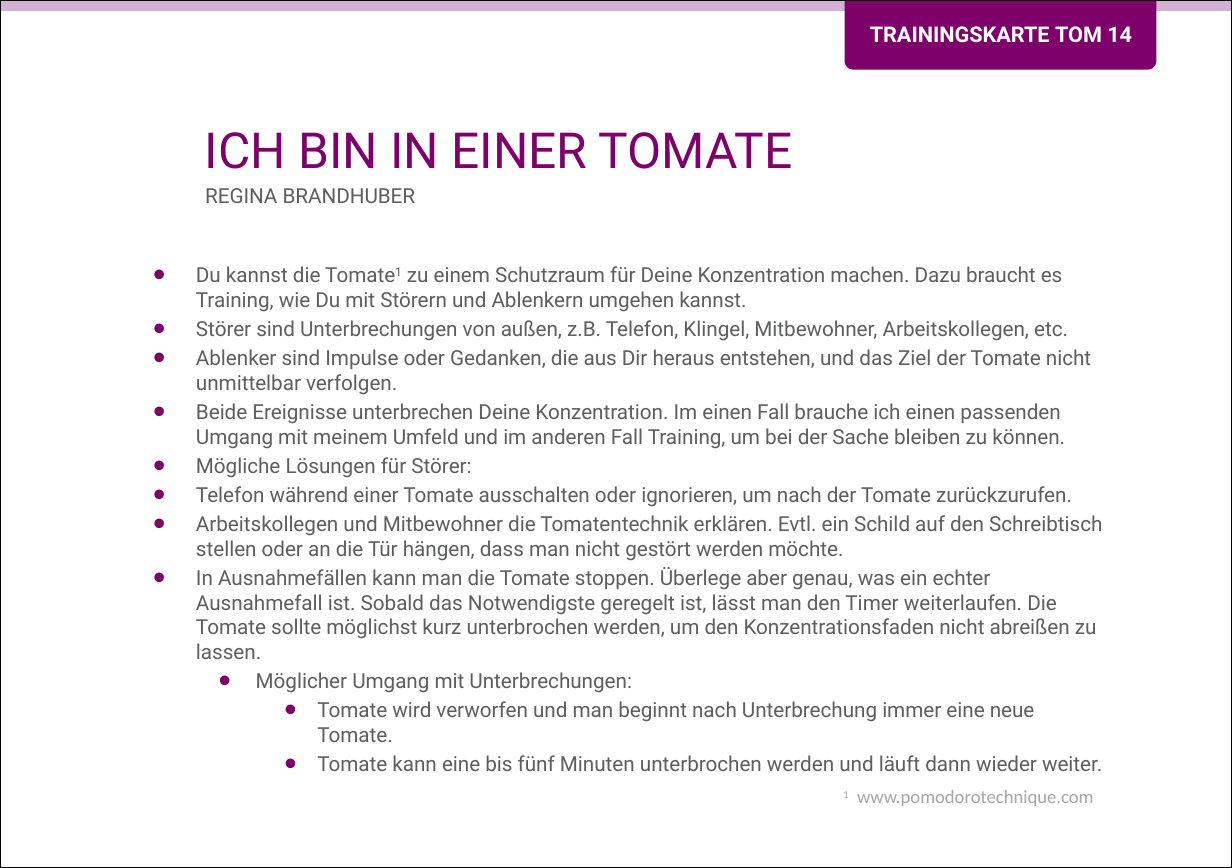
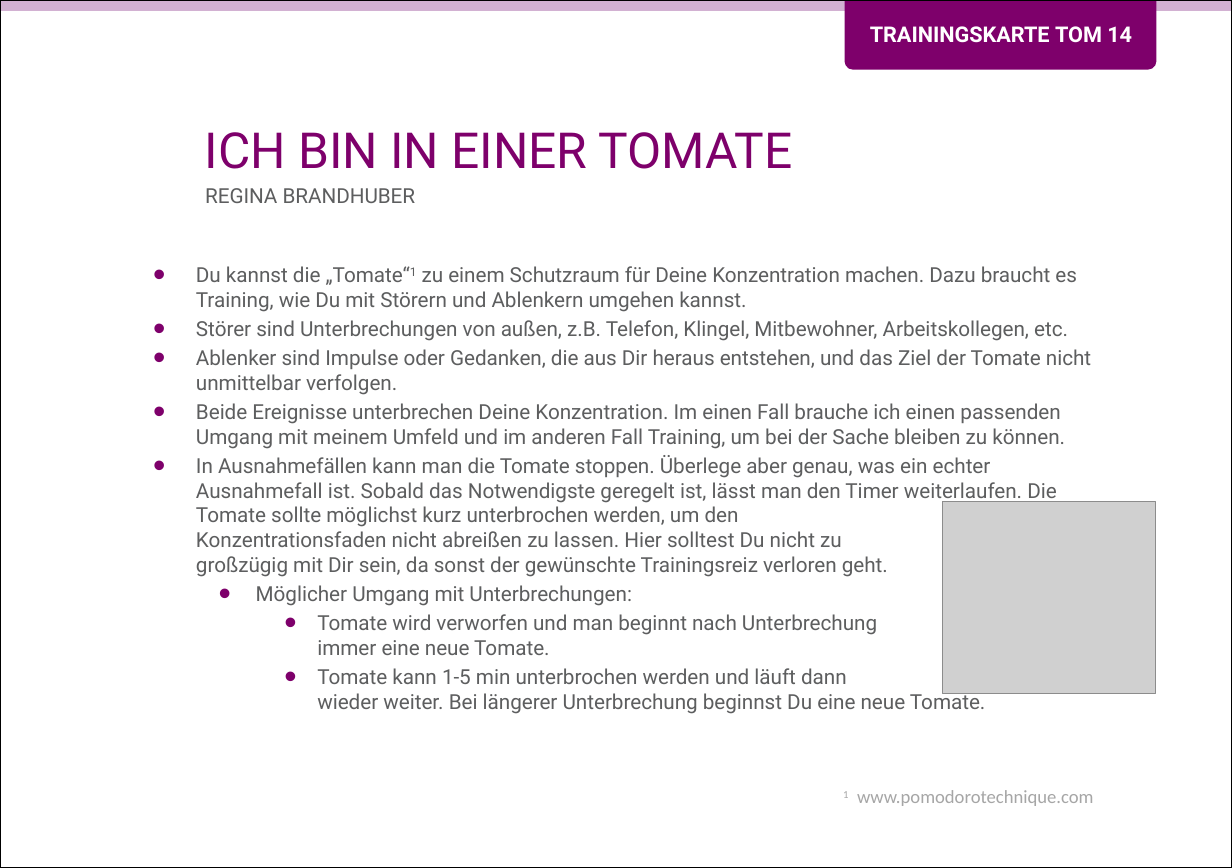
Before and after one commit to Teamtool/training-materials, a slide deck: slide 1 of training-cards/music moves/Tomatoes (TOM)/ger/apprentice/ger_TOM_14_Ich_bin_in_einer_Tomate_MM_A.pptx. Drawn at 1232x868 pixels with LibreOffice and Linux fonts; fonts in the diff are those of the drawing; grey boxes stand for pictures; background and template pictures are left out. Boxes give left, top, right and bottom in pixels: in the first picture for what was removed or moved away, otherwise in the second. Text is boxed around its words. In the diff, an @@ line names an element or a change of style, - is before the commit and + after.

```diff
--- a/training-cards/music moves/Tomatoes (TOM)/ger/apprentice/ger_TOM_14_Ich_bin_in_einer_Tomate_MM_A.pptx
+++ b/training-cards/music moves/Tomatoes (TOM)/ger/apprentice/ger_TOM_14_Ich_bin_in_einer_Tomate_MM_A.pptx
@@ text at (x1=196, y1=266, x2=1077, y2=312): text changed @@
-• Du kannst die Tomate1 zu einem Schutzraum für Deine Konzentration machen. Dazu braucht es Training, wie Du mit Störern und Ablenkern umgehen kannst.
+• Du kannst die „Tomate“1 zu einem Schutzraum für Deine Konzentration machen. Dazu braucht es Training, wie Du mit Störern und Ablenkern umgehen kannst.
@@ text at (x1=196, y1=455, x2=1056, y2=577): text changed @@
-• Mögliche Lösungen für Störer:
-• Telefon während einer Tomate ausschalten oder ignorieren, um nach der Tomate zurückzurufen.
-• Arbeitskollegen und Mitbewohner die Tomatentechnik erklären. Evtl. ein Schild auf den Schreibtisch stellen oder an die Tür hängen, dass man nicht gestört werden möchte.
-• In Ausnahmefällen kann man die Tomate stoppen. Überlege aber genau, was ein echter Ausnahmefall ist. Sobald das Notwendigste geregelt ist, lässt man den Timer weiterlaufen. Die Tomate sollte möglichst kurz unterbrochen werden, um den Konzentrationsfaden nicht abreißen zu lassen.
+• In Ausnahmefällen kann man die Tomate stoppen. Überlege aber genau, was ein echter Ausnahmefall ist. Sobald das Notwendigste geregelt ist, lässt man den Timer weiterlaufen. Die Tomate sollte möglichst kurz unterbrochen werden, um den
+  Konzentrationsfaden nicht abreißen zu lassen. Hier solltest Du nicht zu
+  großzügig mit Dir sein, da sonst der gewünschte Trainingsreiz verloren geht.
@@ picture added at (x1=943, y1=502, x2=1156, y2=694) @@
@@ text at (x1=317, y1=668, x2=985, y2=714): text changed @@
-    • Tomate kann eine bis fünf Minuten unterbrochen werden und läuft dann wieder weiter.
+    • Tomate kann 1-5 min unterbrochen werden und läuft dann
+      wieder weiter. Bei längerer Unterbrechung beginnst Du eine neue Tomate.
```
Also in this commit, not shown: 1 other slide changed, 3 other files.
